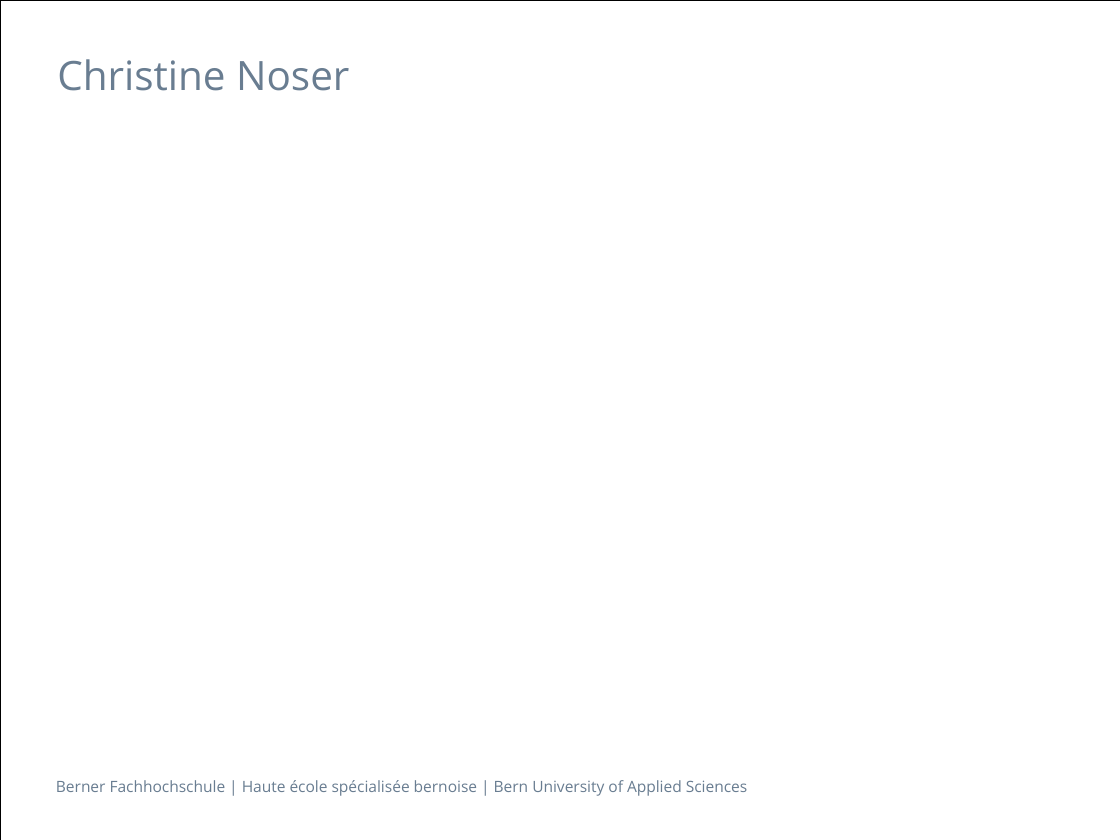
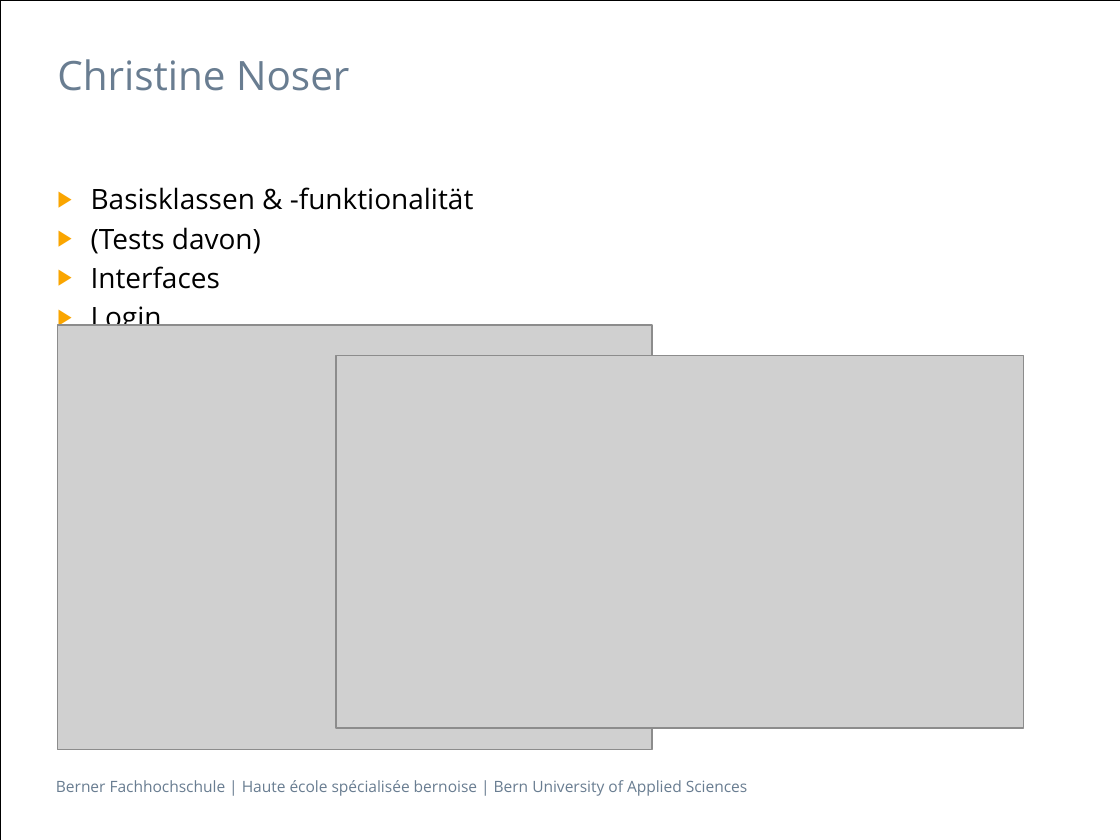
Before and after one commit to isels1/ch.bfh.btx8081.w2015.blue, a slide deck: slide 5 of doc/task14/Task14.pptx. Drawn at 1120x840 pixels with LibreOffice and Linux fonts; fonts in the diff are those of the drawing; grey boxes stand for pictures. Boxes give left, top, right and bottom in pixels: in the first picture for what was removed or moved away, otherwise in the second. Text is boxed around its words. In the diff, an @@ line names an element or a change of style, - is before the commit and + after.

Commit message:
Added Text

```diff
--- a/doc/task14/Task14.pptx
+++ b/doc/task14/Task14.pptx
@@ text added at bbox=[91, 187, 474, 335], 18 pt, text #000000 @@
+▶ Basisklassen & -funktionalität
+▶ (Tests davon)
+▶ Interfaces
+▶ Login
@@ picture added at bbox=[57, 325, 652, 749] @@
@@ picture added at bbox=[336, 356, 1024, 728] @@
```
